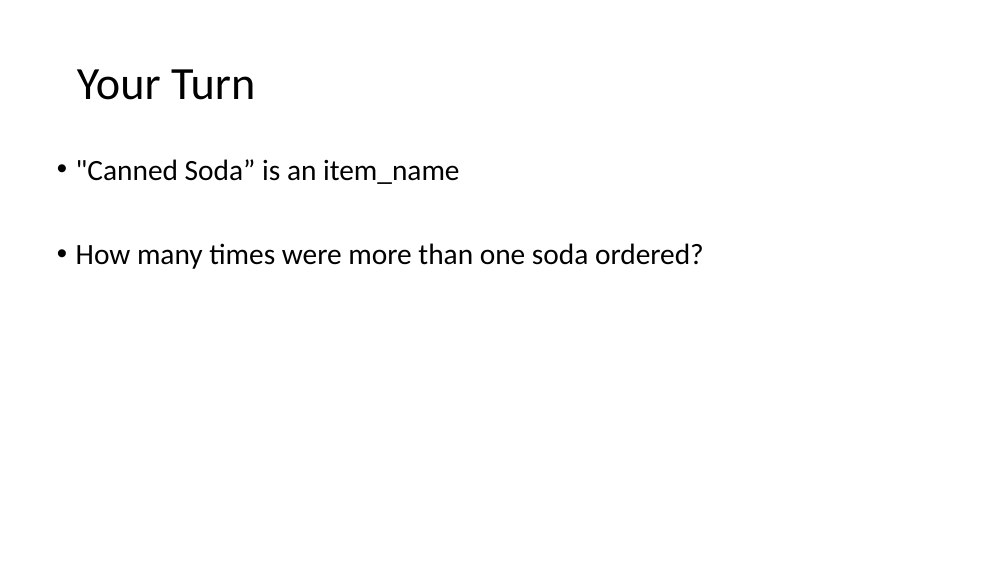
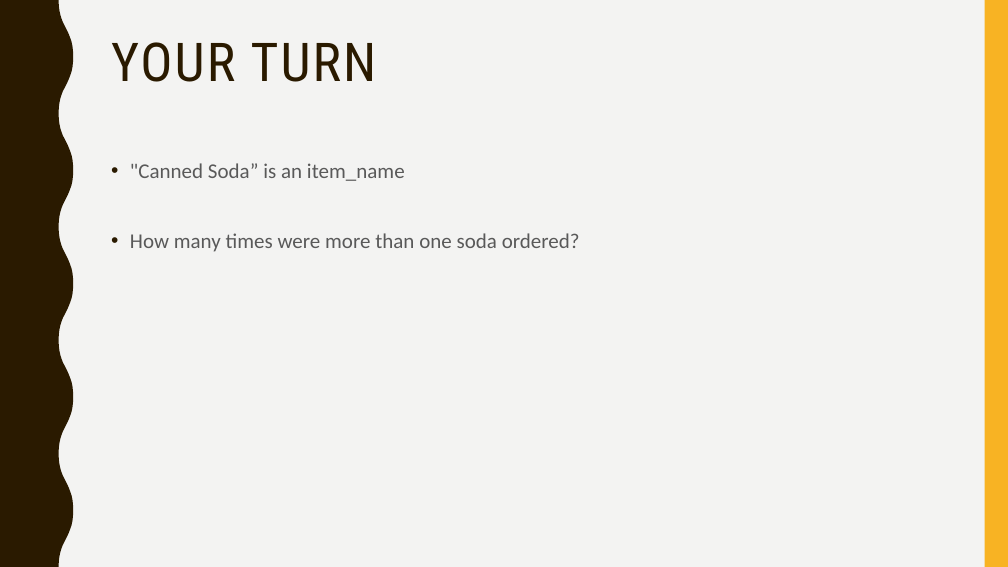
Before and after one commit to narock/scientific_computing_course, a slide deck: slide 13 of Scientific_Computing_02.pptx (slide 12 before the commit). Drawn at 1008x567 pixels with LibreOffice and Linux fonts; fonts in the diff are those of the drawing. Boxes give left, top, right and bottom in pixels: in the first picture for what was removed or moved away, otherwise in the second. Text is boxed around its words. In the diff, an @@ line names an element or a change of style, - is before the commit and + after.

```diff
--- a/Scientific_Computing_02.pptx
+++ b/Scientific_Computing_02.pptx
@@ background #FFFFFF to #F3F3F2 @@
@@ freeform shape added at (0, 0, 73, 567), fill #2A1A00 @@
@@ rectangle added at (985, 0, 1008, 567), fill #F8B323 @@
@@ title "YOUR TURN" at (111, 42, 377, 82): vertical alignment middle to top @@
@@ title at (111, 42, 377, 82): text changed; size 44 to 51 pt; font Calibri to Roboto Condensed; text colour #000000 to #2A1A00 @@
-Your Turn
+YOUR TURN
@@ text ""Canned Soda” is an item_name": place and size @@
-text ""Canned Soda” is an item_name" at (76, 159, 704, 269)
+text ""Canned Soda” is an item_name" at (130, 163, 580, 252)
@@ text ""Canned Soda” is an item_name" at (130, 163, 580, 252): size 28 to 20 pt, text colour #000000 to #595959; line spacing 0.9 to 1.1; less space between paragraphs @@
```
Also in this commit, not shown: 13 other slides changed, 1 slide added, 3 other files.
